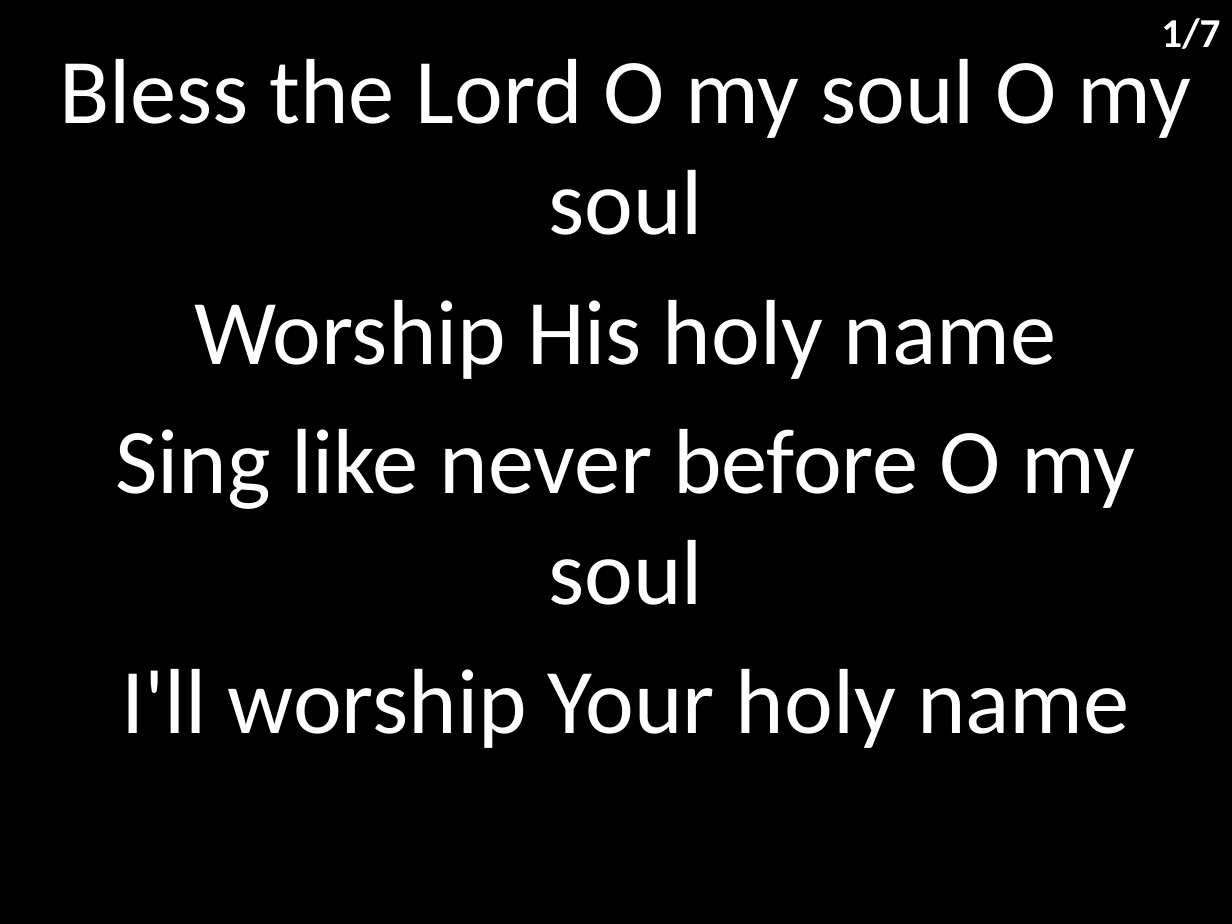
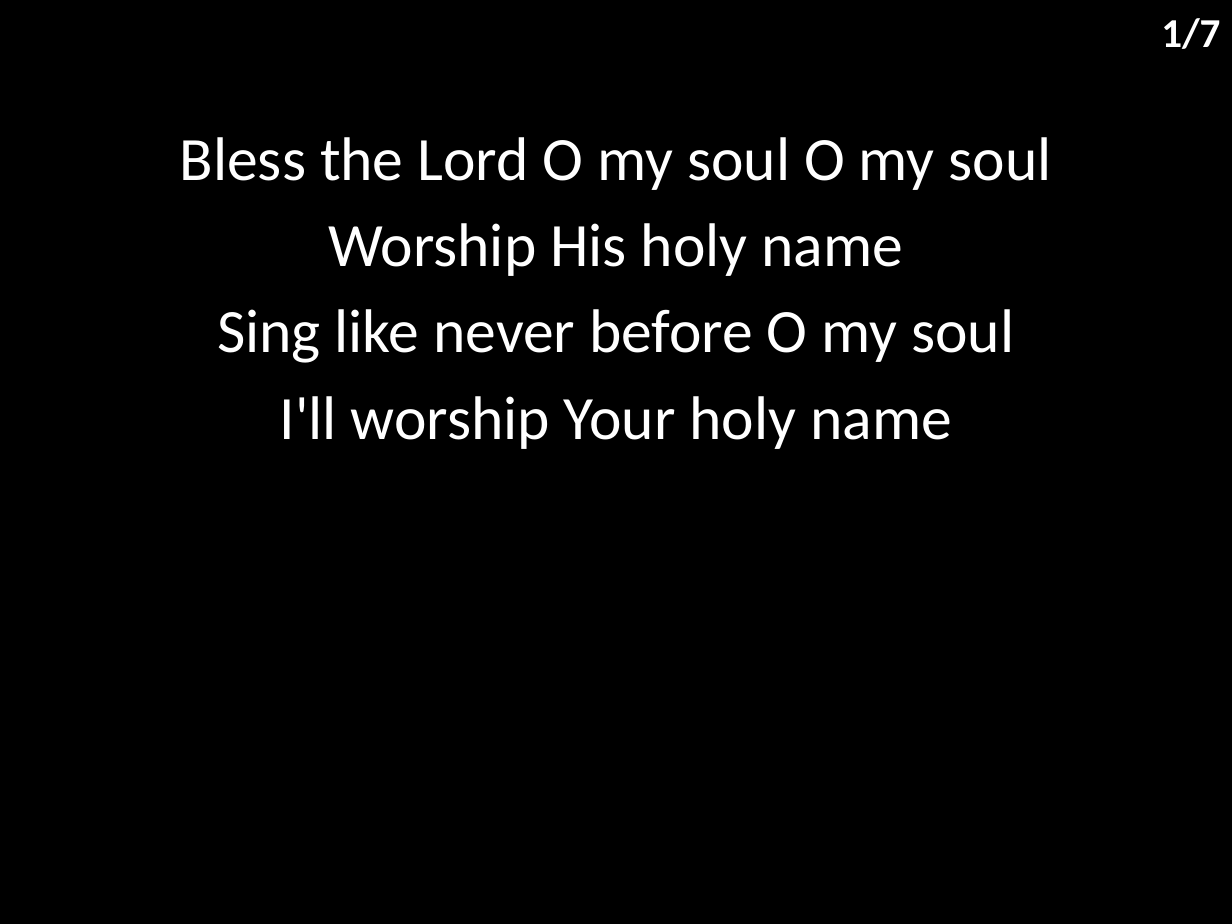
Before and after one commit to hoo-are-ya/worship, a slide deck: slide 2 of docs/songs/10000 reasons.pptx. Drawn at 1232x924 pixels with LibreOffice and Linux fonts; fonts in the diff are those of the drawing. Boxes give left, top, right and bottom in pixels: in the first picture for what was removed or moved away, otherwise in the second. Text is boxed around its words. In the diff, an @@ line names an element or a change of style, - is before the commit and + after.

```diff
--- a/docs/songs/10000 reasons.pptx
+++ b/docs/songs/10000 reasons.pptx
@@ subtitle "Bless the Lord O my ..." moved from (x1=59, y1=47, x2=1192, y2=748) to (x1=180, y1=137, x2=1052, y2=449) @@
@@ subtitle "Bless the Lord O my ..." at (x1=180, y1=137, x2=1052, y2=449): size 54 to 36 pt; less space between paragraphs @@
```
Also in this commit, not shown: 6 other slides changed, 2 other files.
